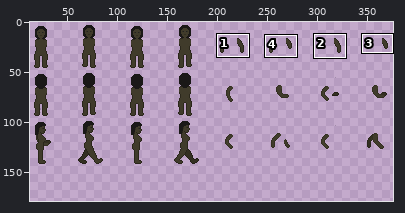
Two versions of one sprite sheet, dist/media/textures/kadijah.png. Above, an overview of the earlier version with the close-up marked.
Close-up. Before the commit:
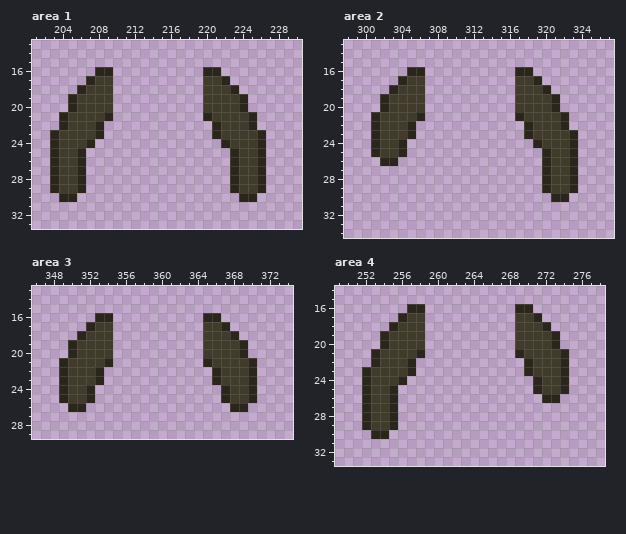
The file is 384x384 pixels. Pixels under 10% opacity are left out. Colours within 5 levels of each other are drawn and written as one. Shown: area 1: x 201..230, y 13..33; area 2: x 298..327, y 13..34; area 3: x 346..374, y 13..29; area 4: x 249..278, y 14..33. The wide view leaves out empty margins. The commit also changed other parts of the picture, which this record leaves out.
The result:
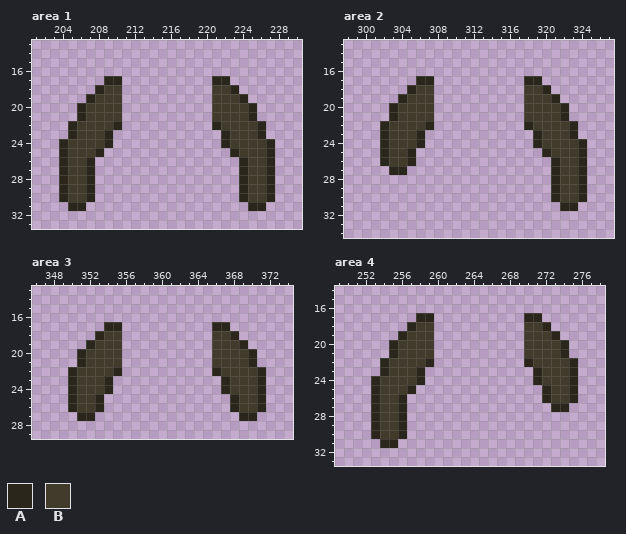
Palette (. is transparent): A #2a261b  B #403b2b
From old to new:
Changed rows in their new state; - is an unchanged pixel.
Area 1:
first column x 203:
16 -----..----------..------
17 ----..AA---------.A------
18 ---..A-B---------.-------
19 --..A--B---------.-------
20 --.A---B---------.---BA--
21 -..A--BB---------.-------
22 -.A--BBA--------------BA-
23 ..A--BA-----------.A-----
24 .A--BBA----------------BA
25 .A-BBA-----------------BA
26 .A-BA---------------.A-BA
27 .A-BA---------------.A-BA
28 .A-BA---------------.A-BA
29 .A-BA---------------.A-BA
30 --BBA-----------------BBA
31 --AA------------------AA-
Area 2:
first column x 301:
16 ----..----------..------
17 ---..AA---------.A------
18 --..A-B---------.-------
19 -..A--B---------.-------
20 -.A---B---------.---BA--
21 ..A--BB---------.-------
22 .A--BBA--------------BA-
23 .A--BA-----------.A-----
24 .A-BBA----------------BA
25 .A-BA-----------------BA
26 --BBA--------------.A-BA
27 --AA---------------.A-BA
28 -------------------.A-BA
29 -------------------.A-BA
30 ---------------------BBA
31 ---------------------AA-
Area 3:
first column x 349:
16 ----..----------..-----
17 ---..AA---------.A-----
18 --..A-B---------.------
19 -..A--B---------.------
20 -.A---B---------.---BA-
21 ..A--BB---------.------
22 .A--BBA--------------BA
23 .A--BA-----------.A--BA
24 .A-BBA---------------BA
25 .A-BA-------------.A-BA
26 --BBA---------------BBA
27 --AA----------------AA-
Area 4:
first column x 252:
16 -----..----------..-----
17 ----..AA---------.A-----
18 ---..A-B---------.------
19 --..A--B---------.------
20 --.A---B---------.---BA-
21 -..A--BB---------.------
22 -.A--BBA--------------BA
23 ..A--BA-----------.A--BA
24 .A--BBA---------------BA
25 .A-BBA-------------.A-BA
26 .A-BA----------------BBA
27 .A-BA----------------AA-
28 .A-BA-------------------
29 .A-BA-------------------
30 --BBA-------------------
31 --AA--------------------
Changed places in both close-ups, as pixel boxes (x1, y1, x2, y2):
changed: (50, 67, 122, 211)
changed: (203, 67, 275, 211)
changed: (371, 67, 434, 175)
changed: (515, 67, 587, 211)
changed: (59, 313, 122, 421)
changed: (203, 313, 266, 421)
changed: (362, 304, 434, 448)
changed: (515, 304, 578, 412)
